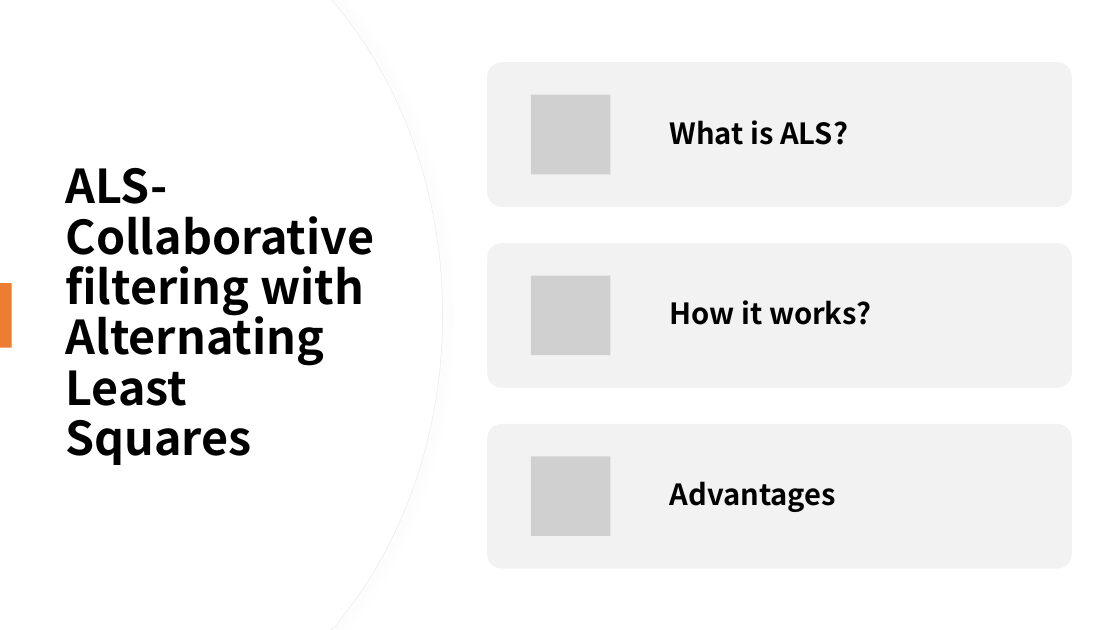
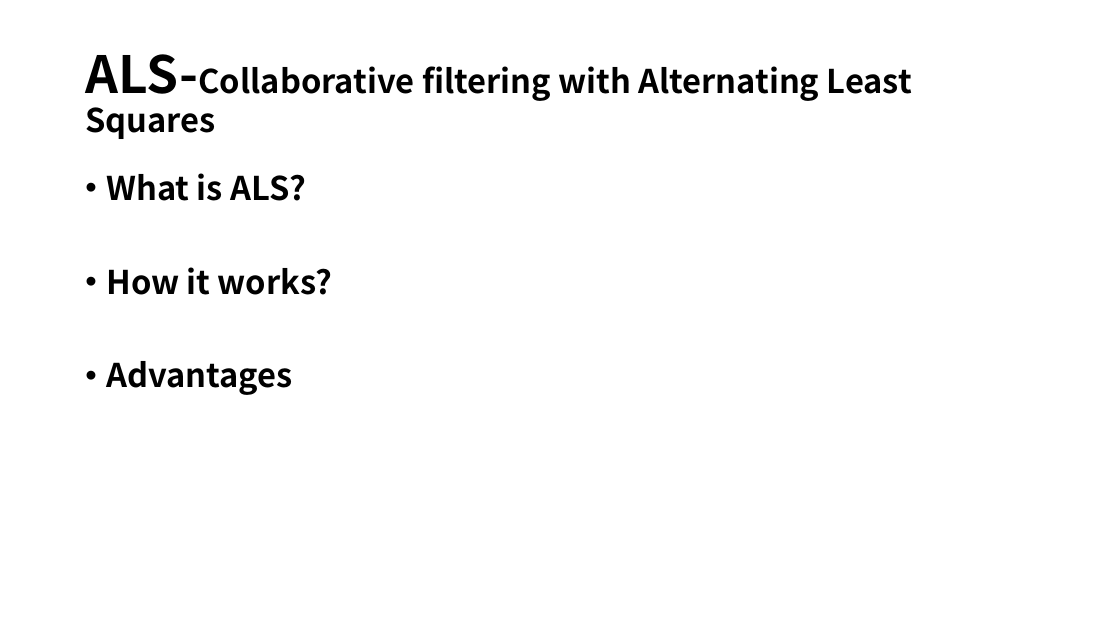
Before and after one commit to susie682/752-project, a slide deck: slide 5 of Commerce Product Recommendation with Spark ML-PPT.pptx. Drawn at 1120x630 pixels with LibreOffice and Linux fonts; fonts in the diff are those of the drawing; grey boxes stand for pictures. Boxes give left, top, right and bottom in pixels: in the first picture for what was removed or moved away, otherwise in the second. Text is boxed around its words. In the diff, an @@ line names an element or a change of style, - is before the commit and + after.

```diff
--- a/Commerce Product Recommendation with Spark ML-PPT.pptx
+++ b/Commerce Product Recommendation with Spark ML-PPT.pptx
@@ freeform shape removed at <box>0,0,443,630</box> @@
@@ freeform shape removed at <box>0,0,442,630</box> @@
@@ title "ALS-Collaborative filtering with Alternating Least ...": place and size @@
-title "ALS-Collaborative filtering with Alternating Least ..." at <box>66,168,375,465</box>
+title "ALS-Collaborative filtering with Alternating Least ..." at <box>85,54,912,139</box>
@@ title "ALS-Collaborative filtering with Alternating Least ..." at <box>85,54,912,139</box>: size 40 to 44 pt in "ALS-Collaborative"; size 40 to 28 pt @@
@@ text added at <box>106,173,332,395</box>, 28 pt, text #000000, bold @@
+• What is ALS?
+• How it works?
+• Advantages
@@ rectangle removed at <box>0,283,12,348</box> @@
@@ group removed at <box>487,62,1072,569</box>: 3 rounded rectangles, 3 pictures, 3 texts @@
-What is ALS?
-How it works?
-Advantages
```
Also in this commit, not shown: 10 other slides changed, 6 slides added, 4 slides removed, 1 other file.
